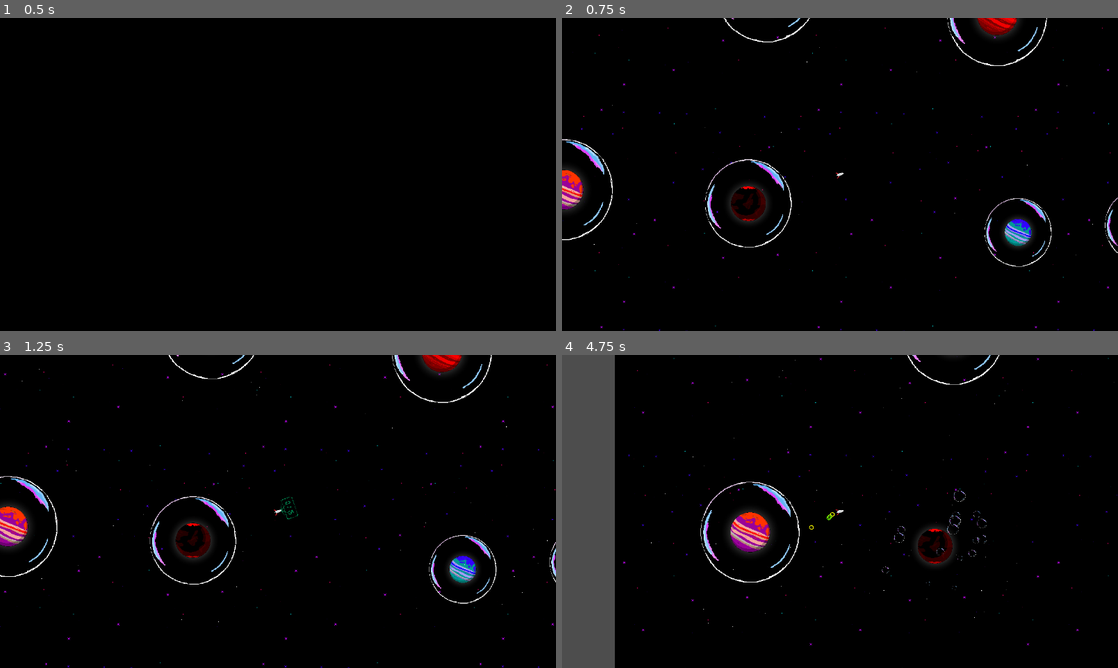
Above: before the commit, frames 1-4 (two rows, left to right).
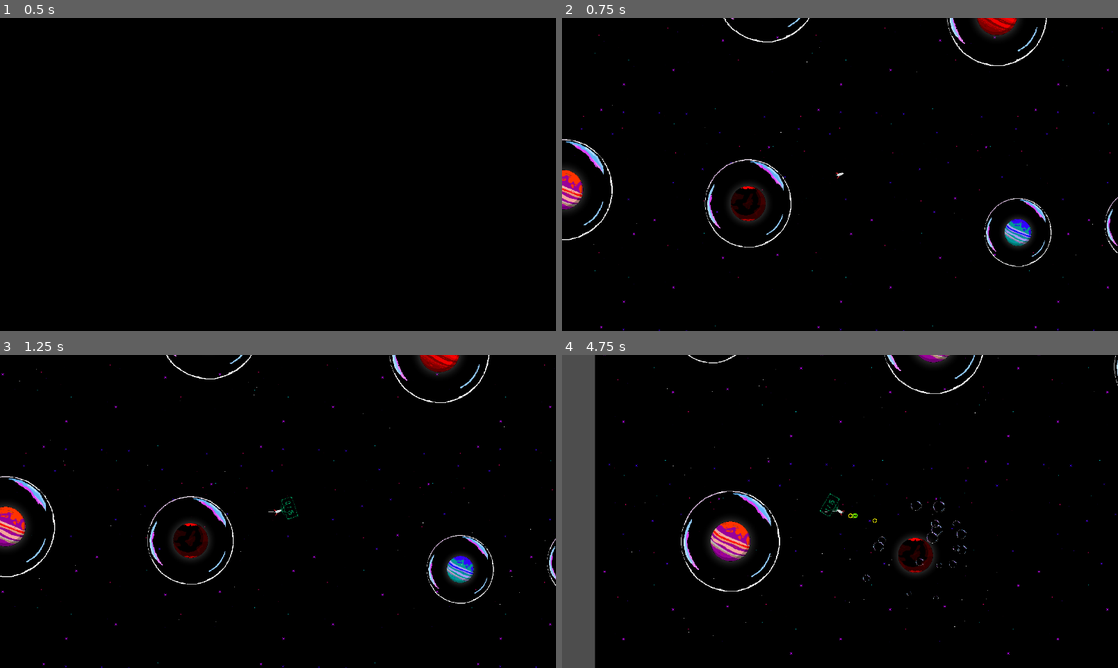
Above: after the commit, the same moments.

Repository: bjornarprytz/bubbleoids
Game: Godot game, scene res://splash.tscn
The game is run twice, just before and just after one commit, with the same random seed, the same clock (stepped at 60 frames per second) and the same inputs. Sound files missing from this copy of the repository are replaced by a short silence.
Inputs (mouse positions are in pixels of both pictures, inside the frame that each line leads up to):
- Up to frame 1 (0.5 s): no input
- Up to frame 2 (0.75 s): tap Enter at 0.5 s; move the mouse to (962, 158) at 0.52 s; hold Right (ui_right) from 0.53 s (still down); hold Ctrl (hud) from 0.53 s (still down); click (962, 158) at 0.67 s
- Up to frame 3 (1.25 s): keep holding Right (ui_right); keep holding Ctrl (hud)
- Up to frame 4 (4.75 s): move the mouse to (728, 527) at 1.27 s; release Right (ui_right) at 1.28 s; release Ctrl (hud) at 1.28 s; hold Left (ui_left) 1.28-2.03 s; tap Down (throttle_minus) at 1.35 s; move the mouse to (895, 442) at 2.02 s; hold Up (throttle_plus) 2.03-2.78 s; hold Right (ui_right) 2.03-3.53 s; move the mouse to (812, 574) at 2.77 s; tap Ctrl (hud) at 2.85 s; click (812, 574) at 2.92 s; move the mouse to (1006, 558) at 3.52 s; hold Down (throttle_minus) 3.53-4.28 s; hold Left (ui_left) from 3.53 s (still down); move the mouse to (673, 464) at 4.27 s; tap Up (throttle_plus) at 4.35 s

Frame 1 is identical in both runs. In frame 2, 0.8% of the frame differs, in the area x 0-100%, y 0-100%; in frame 3, 3.7%; in frame 4, 7.9%, in the area x 5-100%, y 0-100%.

Commit message:
trace indicating direction of travel

Diff:
--- a/src/player.gd
+++ b/src/player.gd
@@ -7,6 +7,7 @@
 @onready var exhaust: CPUParticles2D = %Exhaust
 @onready var hud: PanelContainer = %Hud
 @onready var goal: RichTextLabel = %Goal
+@onready var trace: Line2D = %Trace
 
 #var throttle: bool = false
 var throttle_plus: bool = false
@@ -21,6 +22,7 @@
 
 func _ready() -> void:
 	goal.text = "%s / %s" % [discovered.size(), Events.goal]
+
 
 func discover(planet: Planet):
 	if planet.type in discovered:
@@ -74,6 +76,28 @@
 	# Get rotation input (supports both keyboard and joystick)
 	turn = Input.get_axis("ui_left", "ui_right")
 
+func get_gravity_at(delta: float, position: Vector2) -> Vector2:
+	var gravity = Vector2(0, 0)
+	var nearest_planet_r = 10_000_000
+	for i in range(len(nearby_planets)):
+		var planet = nearby_planets[i]
+		var vec = planet.global_position - self.global_position
+		var dir = vec.normalized()
+		var r = vec.length()/1000+0.2
+		if r < nearest_planet_r and r < 1:
+			nearest_planet_r = r
+			host_planet = planet
+		if r<0.4:
+			r = r -(r-0.4)*0.7
+		if r>1:
+			r = r**2
+		#print(i, " ", len(nearby_planets), " ", planet.id, " ", r)
+		var fudge: float = 0.4;
+		gravity += 150.0 * delta * dir * planet.size**2 / (r**2+fudge)
+		#print("applied", 1/(r**2.0)*2_000_000*delta)
+		#print("applied", speed * delta)
+	return gravity
+
 func _physics_process(delta: float) -> void:
 	# Thrust in the direction the spaceship is facing
 
@@ -81,36 +105,27 @@
 	#	var direction = Vector2.UP.rotated(rotation) # Correct forward direction
 	#	apply_central_impulse(direction * speed * delta)
 
-	var nearest_planet_r = 10_000_000
-	var nearest_planet_dir = null
-	var nearest_planet_pos = null
+
+	var gravity = get_gravity_at(delta, global_position)
+
+	apply_central_impulse(gravity)
+
+	var p = Vector2(0, 0)
+	var v = -transform.basis_xform_inv(linear_velocity)
+	for i in range(len(trace.points)):
+		p += -v*delta
+		var g = get_gravity_at(delta, global_position + transform.basis_xform(v))
+		v += -transform.basis_xform_inv(g)
+		trace.points[i] = p
+
+	var target_speed  = 200
+	if linear_velocity.length() > target_speed:
+		apply_central_impulse(-0.25*linear_velocity.normalized()*(linear_velocity.length()-target_speed)/target_speed)
+
 	if host_planet:
 		var vec = host_planet.global_position - self.global_position
-		nearest_planet_dir = vec.normalized()
-		nearest_planet_pos = host_planet.global_position
-
-	for i in range(len(nearby_planets)):
-		var planet = nearby_planets[i]
-		var vec = planet.global_position - self.global_position
-		var dir = vec.normalized()
-		var r = vec.length()/1000+0.2
-		if r < nearest_planet_r and r < 1:
-			nearest_planet_r = r
-			nearest_planet_dir = dir
-			nearest_planet_pos = planet.global_position
-		if r<0.4:
-			r = r -(r-0.4)*0.7
-		if r>1:
-			r = r**2
-		#print(i, " ", len(nearby_planets), " ", planet.id, " ", r)
-		var fudge: float = 0.4;
-		apply_central_impulse(150.0 * delta * dir * planet.size**2 / (r**2+fudge))
-		#print("applied", 1/(r**2.0)*2_000_000*delta)
-		#print("applied", speed * delta)
-	var target_speed  = 200
-	apply_central_impulse(-linear_velocity.normalized()*(linear_velocity.length()-target_speed)/target_speed)
-
-	if nearest_planet_dir:
+		var nearest_planet_dir = vec.normalized()
+		#var nearest_planet_pos = host_planet.global_position
 		var throttle_dir = (linear_velocity
 							- nearest_planet_dir
 							* nearest_planet_dir.dot(linear_velocity)).normalized()
@@ -123,7 +138,7 @@
 			apply_central_impulse(-2*throttle_dir * speed * delta)
 			look_at(global_position + nearest_planet_dir)
 
-	print("speed: %.1f " % linear_velocity.length(), "nearest_planet_r: %.2f " % nearest_planet_r)
+	print("speed: %.1f " % linear_velocity.length())
 
 	# Rotate based on input
 	#if turn != 0:
--- a/src/player.tscn
+++ b/src/player.tscn
@@ -34,7 +34,7 @@
 
 [node name="Exhaust" type="CPUParticles2D" parent="."]
 unique_name_in_owner = true
-position = Vector2(0, -2)
+position = Vector2(-15, 0)
 emitting = false
 texture = ExtResource("3_i3pqv")
 local_coords = true
@@ -91,3 +91,8 @@
 points = PackedVector2Array(47, 67, 93, 50)
 width = 2.0
 gradient = SubResource("Gradient_i3pqv")
+
+[node name="Trace" type="Line2D" parent="."]
+unique_name_in_owner = true
+points = PackedVector2Array(0, 0, 0, 0, 0, 0, 0, 0, 0, 0, 0, 0, 0, 0, 0, 0, 0, 0, 0, 0, 0, 0, 0, 0, 0, 0, 0, 0, 0, 0, 0, 0, 0, 0, 0, 0, 0, 0, 0, 0, 0, 0, 0, 0, 0, 0, 0, 0, 0, 0, 0, 0, 0, 0, 0, 0, 0, 0, 0, 0)
+width = 1.0
